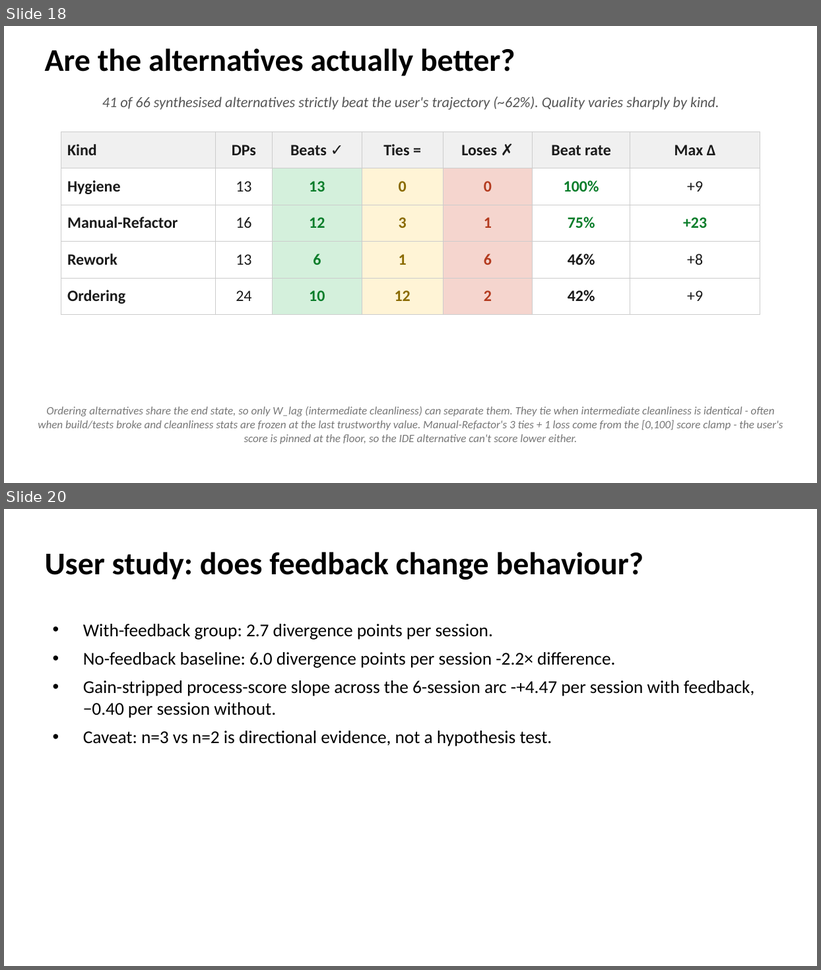
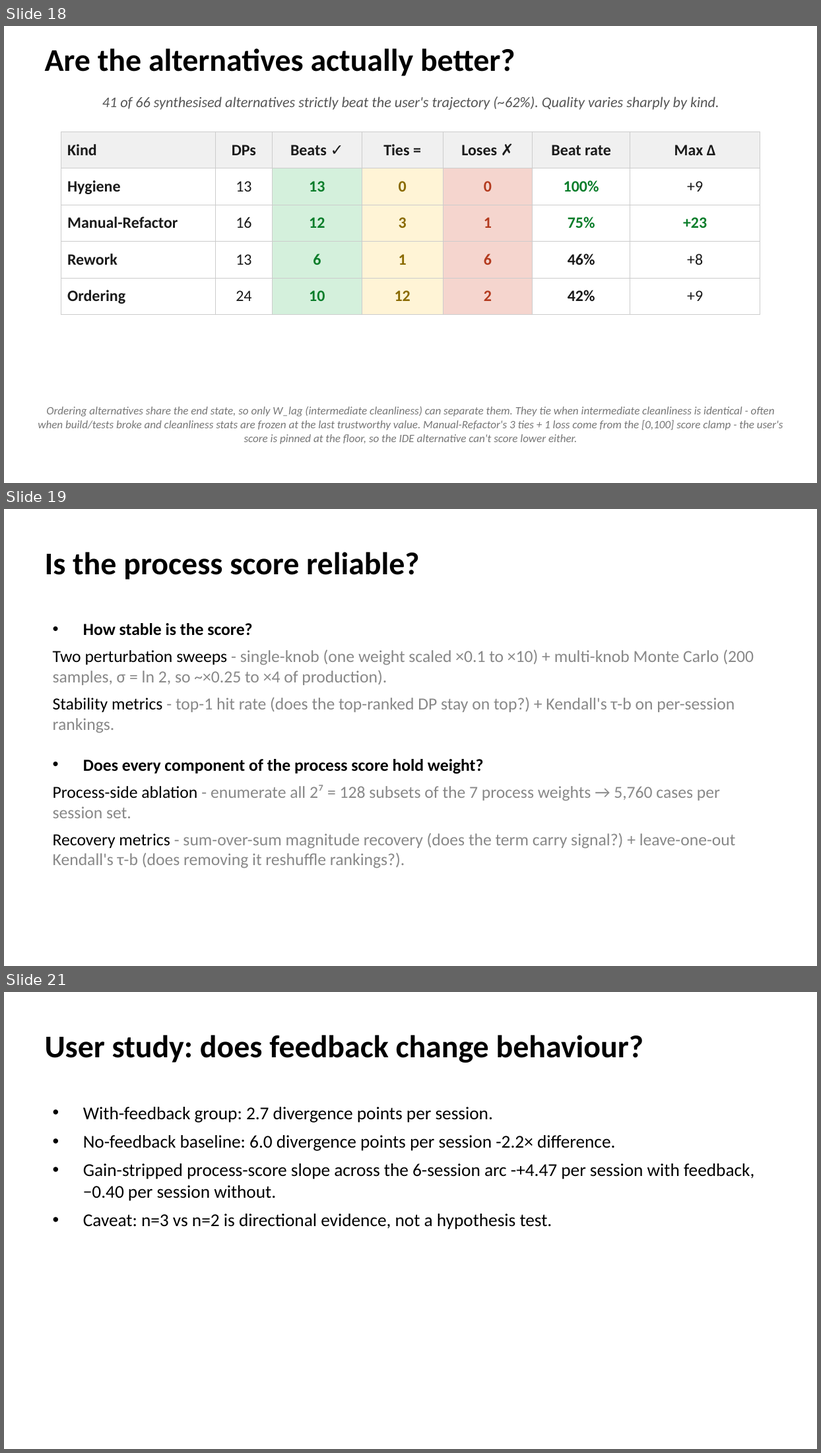
Before and after one commit to EthanHosier/fyp, a slide deck: presentation/slides.pptx. Shown one above the other, each under a label of ours: slides 18 and 20 before the commit, slides 18, 19 and 21 after it; the slides between them are not shown. The pictures are 821x970 and 821x1453 pixels, drawn with LibreOffice and Linux fonts; fonts in the diff are those of the drawing. Boxes give left, top, right and bottom in pixels: in the first picture for what was removed or moved away, otherwise in the second. Text is boxed around its words. In the diff, an @@ line names an element or a change of style, - is before the commit and + after.

Commit message:
feat: add temp score reliability results slide

```diff
--- a/presentation/slides.pptx
+++ b/presentation/slides.pptx
@@ slide 19 added at bbox=[4, 509, 817, 966], background #FFFFFF @@
@@ text added at bbox=[45, 552, 419, 580], 28 pt, text #000000, bold @@
+Is the process score reliable?
@@ text added at bbox=[53, 623, 754, 869], 15 pt, text #888888 @@
+• How stable is the score?
+  • Two perturbation sweeps - single-knob (one weight scaled ×0.1 to ×10) + multi-knob Monte Carlo (200 samples, σ = ln 2, so ~×0.25 to ×4 of production).
+  • Stability metrics - top-1 hit rate (does the top-ranked DP stay on top?) + Kendall's τ-b on per-session rankings.
+• Does every component of the process score hold weight?
+  • Process-side ablation - enumerate all 2⁷ = 128 subsets of the 7 process weights → 5,760 cases per session set.
+  • Recovery metrics - sum-over-sum magnitude recovery (does the term carry signal?) + leave-one-out Kendall's τ-b (does removing it reshuffle rankings?).
@@ what was slide 20 is now slide 21 @@
```
Also in this commit, not shown: 2 slides changed, 3 other files.
